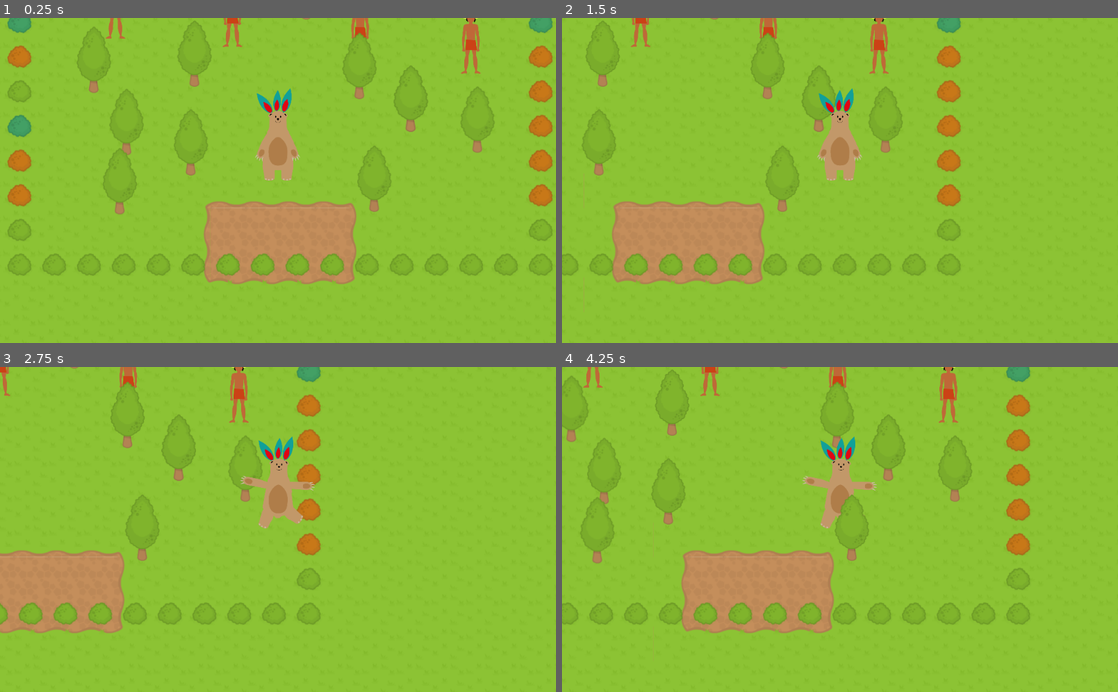
Above: before the commit, frames 1-4 (two rows, left to right).
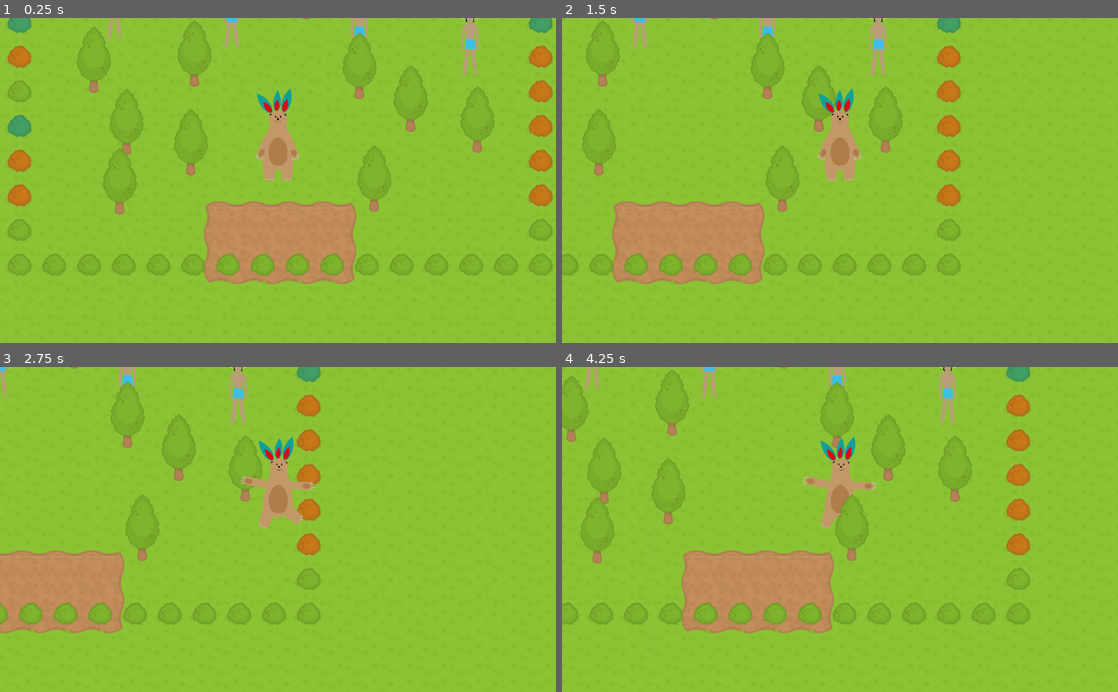
Above: after the commit, the same moments.

Repository: lendroit/welcome_thomas
Game: Godot game, scene res://World.tscn
The game is run twice, just before and just after one commit, with the same random seed, the same clock (stepped at 60 frames per second) and the same inputs.
Inputs (mouse positions are in pixels of both pictures, inside the frame that each line leads up to):
- Up to frame 1 (0.25 s): no input
- Up to frame 2 (1.5 s): tap Enter (ui_accept) at 0.5, 0.77 s; move the mouse to (962, 164) at 0.52 s; hold Right (ui_right) 0.53-1.25 s; click (962, 164) at 0.67 s; drag from (728, 196) to (812, 245) at 1.27 s
- Up to frame 3 (2.75 s): tap Enter (ui_accept) at 2 s; move the mouse to (333, 458) at 2.02 s; hold Right (ui_right) from 2.03 s (still down)
- Up to frame 4 (4.25 s): release Right (ui_right) at 2.75 s; drag from (812, 594) to (673, 480) at 2.77 s; tap Enter (ui_accept) at 3.5, 3.77 s; move the mouse to (1006, 578) at 3.52 s; hold Left (ui_left) from 3.53 s (still down)

The runs differ from the first frame. In frame 1, 0.9% of the frame differs, in the area x 19-87%, y 0-18%; in frame 2, 0.8%; in frame 3, 0.7%; in frame 4, 0.9%, in the area x 3-72%, y 0-18%.

Commit message:
feature: add new mayan skin with skeleton

Diff:
--- a/Mayan/Mayan.tscn
+++ b/Mayan/Mayan.tscn
@@ -1,7 +1,11 @@
-[gd_scene load_steps=5 format=2]
+[gd_scene load_steps=10 format=2]
 
-[ext_resource path="res://Mayan/Garde_001.png" type="Texture" id=1]
 [ext_resource path="res://Mayan/Mayan.gd" type="Script" id=2]
+[ext_resource path="res://Mayan/Assets/Paysan_Leg_L.png" type="Texture" id=3]
+[ext_resource path="res://Mayan/Assets/Paysan_Arm_L.png" type="Texture" id=4]
+[ext_resource path="res://Mayan/Assets/Paysan_Arm_R.png" type="Texture" id=5]
+[ext_resource path="res://Mayan/Assets/Paysan_Body.png" type="Texture" id=6]
+[ext_resource path="res://Mayan/Assets/Paysan_Leg_R.png" type="Texture" id=7]
 
 [sub_resource type="PhysicsMaterial" id=1]
 friction = 0.0
@@ -9,6 +13,9 @@
 [sub_resource type="CapsuleShape2D" id=2]
 radius = 17.6543
 height = 7.5625
+
+[sub_resource type="Animation" id=3]
+resource_name = "MayanIdle"
 
 [node name="Mayan" type="RigidBody2D"]
 position = Vector2( -0.236603, -0.236618 )
@@ -18,14 +25,56 @@
 gravity_scale = 0.0
 script = ExtResource( 2 )
 
-[node name="Sprite" type="Sprite" parent="." groups=[
-"bodies",
-]]
-position = Vector2( -10.1008, -68.9966 )
-scale = Vector2( 0.300781, 0.300781 )
-texture = ExtResource( 1 )
+[node name="Sprites" type="Node2D" parent="."]
+position = Vector2( 3.83827, -33.7363 )
+scale = Vector2( 0.228184, 0.232061 )
+
+[node name="LegR" type="Node2D" parent="Sprites"]
+position = Vector2( 1.58029, -70.6538 )
+scale = Vector2( 1, 1 )
+
+[node name="Paysan_Leg_R" type="Sprite" parent="Sprites/LegR"]
+position = Vector2( -109.778, -33.9503 )
+scale = Vector2( 1, 1 )
+texture = ExtResource( 7 )
+
+[node name="ArmL" type="Node2D" parent="Sprites"]
+position = Vector2( -54.0039, -228.076 )
+
+[node name="Paysan_Arm_L" type="Sprite" parent="Sprites/ArmL"]
+position = Vector2( 91.0503, 92.1724 )
+scale = Vector2( 1, 1 )
+texture = ExtResource( 4 )
+
+[node name="ArmR" type="Node2D" parent="Sprites"]
+position = Vector2( 15.9356, -225.465 )
+
+[node name="Paysan_Arm_R" type="Sprite" parent="Sprites/ArmR"]
+position = Vector2( -50.3416, 91.127 )
+scale = Vector2( 1, 1 )
+texture = ExtResource( 5 )
+
+[node name="LegL" type="Node2D" parent="Sprites"]
+position = Vector2( -40.7243, -70.5122 )
+
+[node name="Paysan_Leg_L" type="Sprite" parent="Sprites/LegL"]
+position = Vector2( 128.799, -29.5687 )
+scale = Vector2( 1, 1 )
+texture = ExtResource( 3 )
+
+[node name="Body" type="Node2D" parent="Sprites"]
+position = Vector2( -16.7658, -162.374 )
+scale = Vector2( 1, 1 )
+
+[node name="Paysan_Body" type="Sprite" parent="Sprites/Body"]
+position = Vector2( 25.674, 34.8208 )
+scale = Vector2( 1, 1 )
+texture = ExtResource( 6 )
 
 [node name="CollisionShape2D" type="CollisionShape2D" parent="."]
 position = Vector2( -0.361751, -5.06451 )
 rotation = 1.5708
 shape = SubResource( 2 )
+
+[node name="AnimationPlayer" type="AnimationPlayer" parent="."]
+anims/MayanIdle = SubResource( 3 )
Binary file added: Mayan/Assets/Paysan_Arm_L.png
Not shown, added: Mayan/Assets/Paysan_Arm_L.png.import
Binary file added: Mayan/Assets/Paysan_Arm_R.png
Not shown, added: Mayan/Assets/Paysan_Arm_R.png.import
Binary file added: Mayan/Assets/Paysan_Body.png
Not shown, added: Mayan/Assets/Paysan_Body.png.import
Binary file added: Mayan/Assets/Paysan_Leg_L.png
Not shown, added: Mayan/Assets/Paysan_Leg_L.png.import
Binary file added: Mayan/Assets/Paysan_Leg_R.png
Not shown, added: Mayan/Assets/Paysan_Leg_R.png.import
